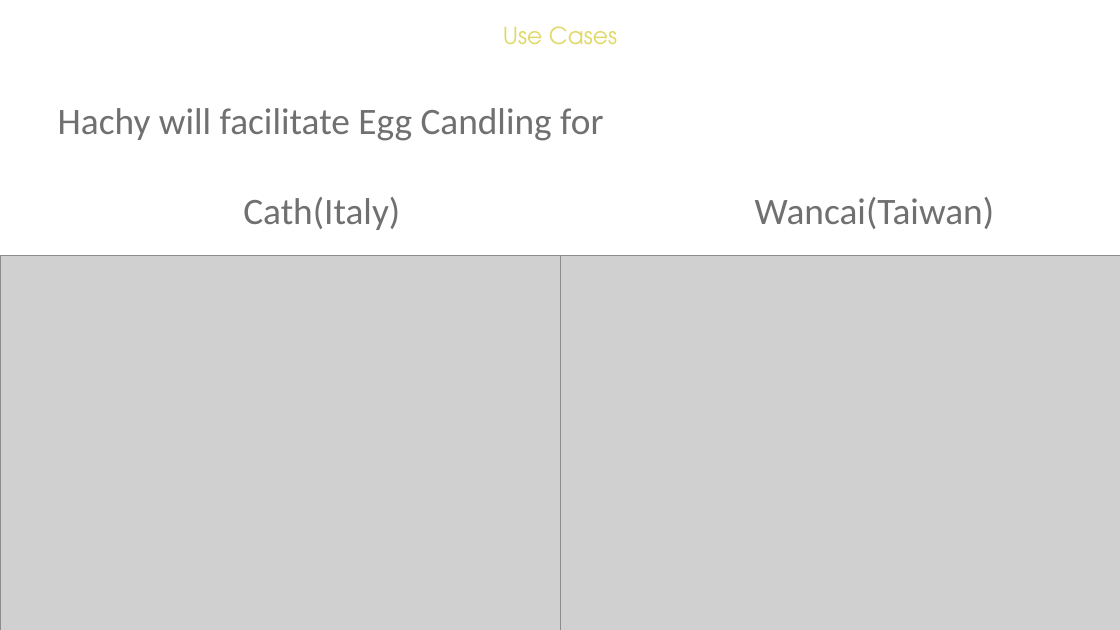
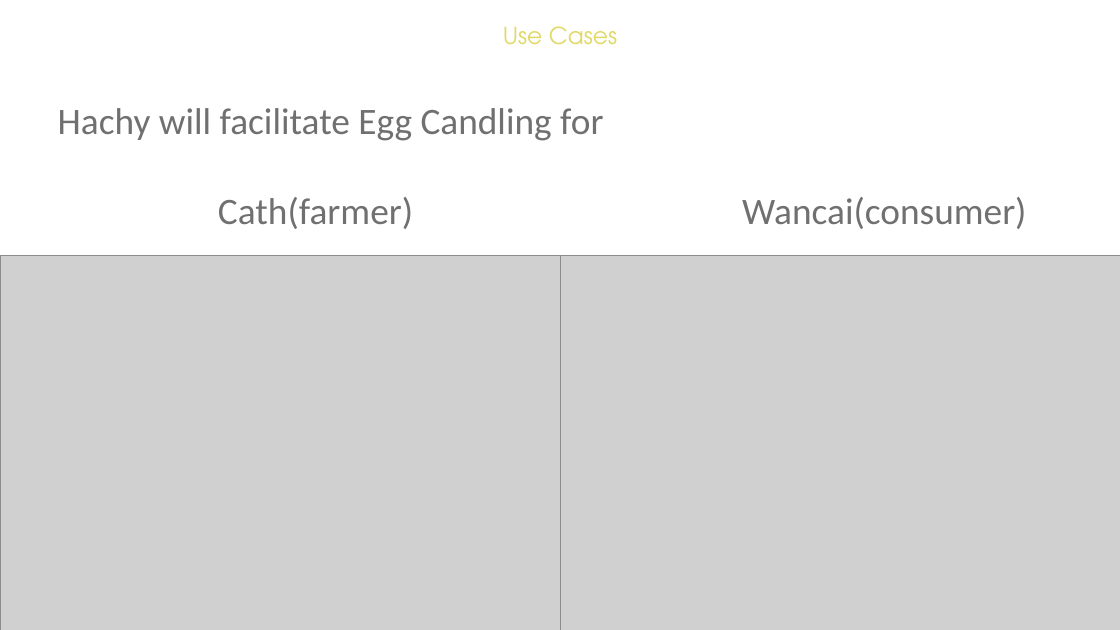
Before and after one commit to hachyEgg/Hachy-docs, a slide deck: slide 7 of 1.Hachy-Onboarding.pptx. Drawn at 1120x630 pixels with LibreOffice and Linux fonts; fonts in the diff are those of the drawing; grey boxes stand for pictures. Boxes give left, top, right and bottom in pixels: in the first picture for what was removed or moved away, otherwise in the second. Text is boxed around its words. In the diff, an @@ line names an element or a change of style, - is before the commit and + after.

```diff
--- a/1.Hachy-Onboarding.pptx
+++ b/1.Hachy-Onboarding.pptx
@@ text at [218, 197, 1026, 229]: text changed @@
-Cath(Italy) Wancai(Taiwan)
+Cath(farmer) Wancai(consumer)
```
Also in this commit, not shown: 4 other slides changed, 5 slides added, 1 slide removed.
